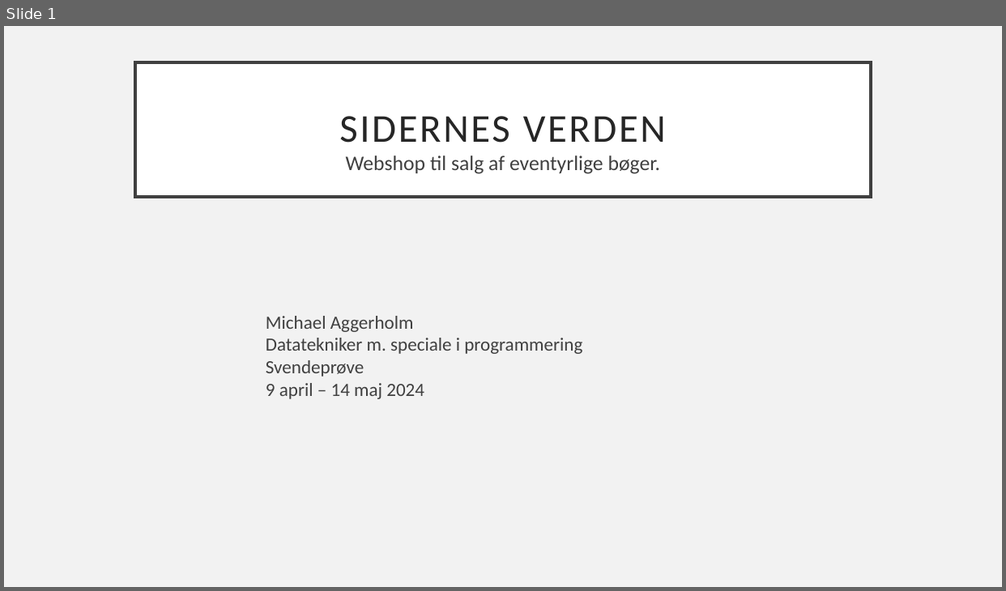
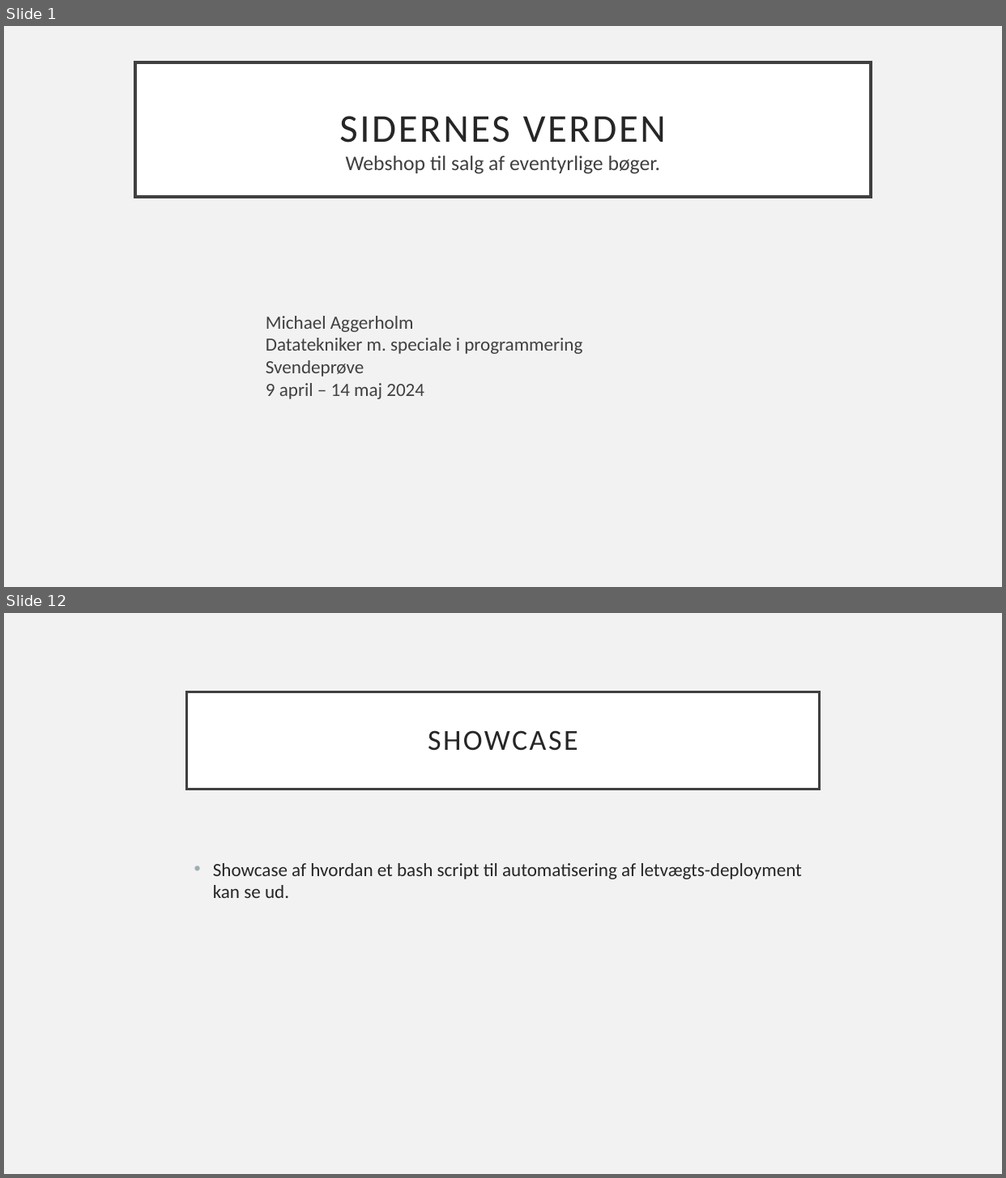
Before and after one commit to MichaelAggerholm/Apprentice_Test, a slide deck: Assets/Documents/Præsentation-sidernesVerden.pptx. Shown one above the other, each under a label of ours: slide 1 before the commit, slides 1 and 12 after it; the slides between them are not shown. The pictures are 1006x591 and 1006x1178 pixels, drawn with LibreOffice and Linux fonts; fonts in the diff are those of the drawing. Boxes give left, top, right and bottom in pixels: in the first picture for what was removed or moved away, otherwise in the second. Text is boxed around its words. In the diff, an @@ line names an element or a change of style, - is before the commit and + after.

```diff
--- a/Assets/Documents/Præsentation-sidernesVerden.pptx
+++ b/Assets/Documents/Præsentation-sidernesVerden.pptx
@@ slide 12 added at <box>4,613,1002,1174</box>, background #F2F2F2 @@
@@ title added at <box>187,692,819,789</box>, fill #FFFFFF, outline #404040 2.5 pt, 28 pt, text #262626 @@
+SHOWCASE
@@ text added at <box>213,863,802,898</box>, 18 pt, text #262626 @@
+• Showcase af hvordan et bash script til automatisering af letvægts-deployment kan se ud.
```
Also in this commit, not shown: 10 other slides added, 2 slides removed.
